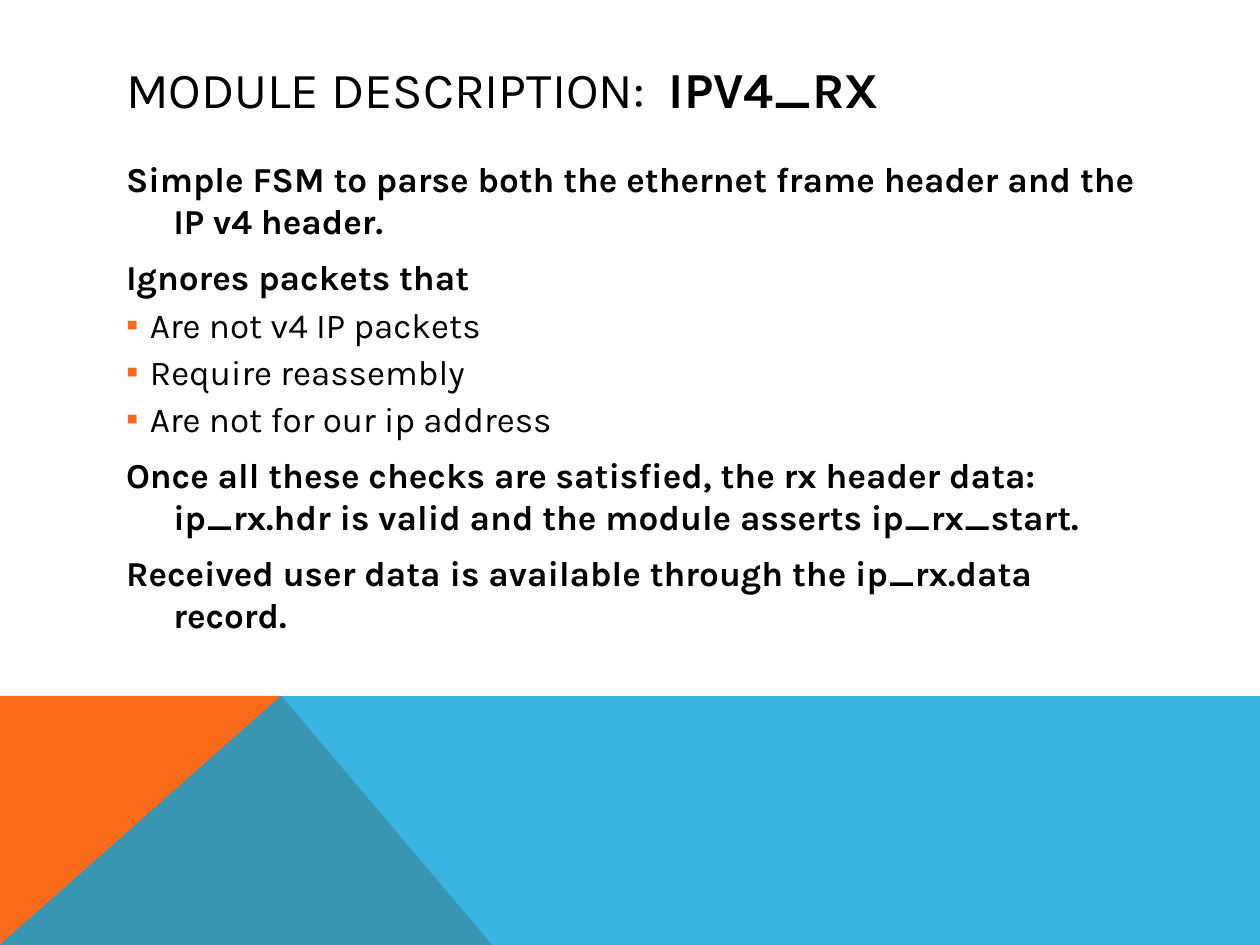
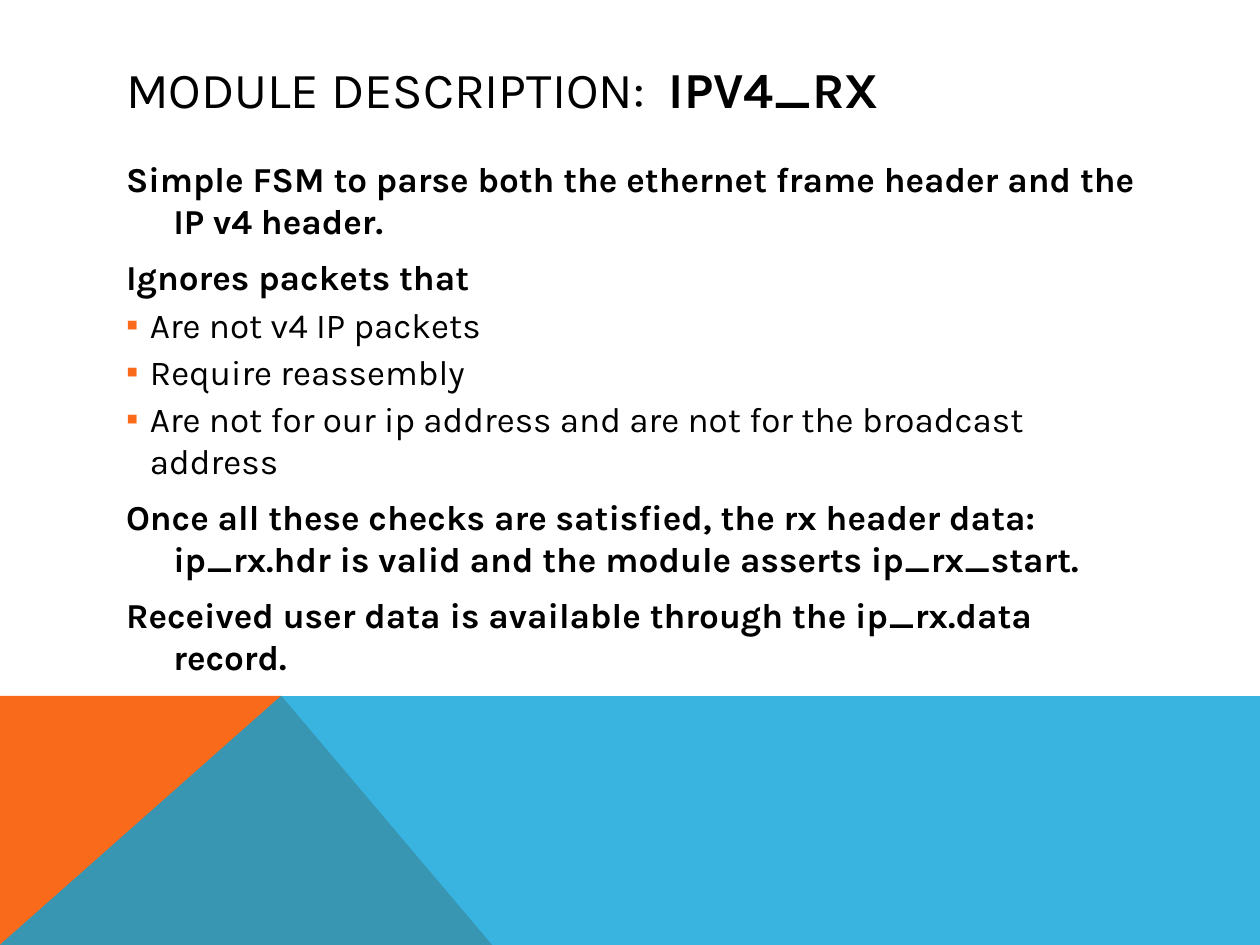
Before and after one commit to rsarwar87/udp_ip_core, a slide deck: slide 15 of doc/src/UDP_IP_Stack.pptx. Drawn at 1260x945 pixels with LibreOffice and Linux fonts; fonts in the diff are those of the drawing. Boxes give left, top, right and bottom in pixels: in the first picture for what was removed or moved away, otherwise in the second. Text is boxed around its words. In the diff, an @@ line names an element or a change of style, - is before the commit and + after.

Commit message:
Changes to implement handling of IP broadcast address on TX and RX.

```diff
--- a/doc/src/UDP_IP_Stack.pptx
+++ b/doc/src/UDP_IP_Stack.pptx
@@ text at [150, 408, 1024, 475]: text changed @@
-  ▪ Are not for our ip address
+  ▪ Are not for our ip address and are not for the broadcast address
```
Also in this commit, not shown: 3 other slides changed, 11 other files.
